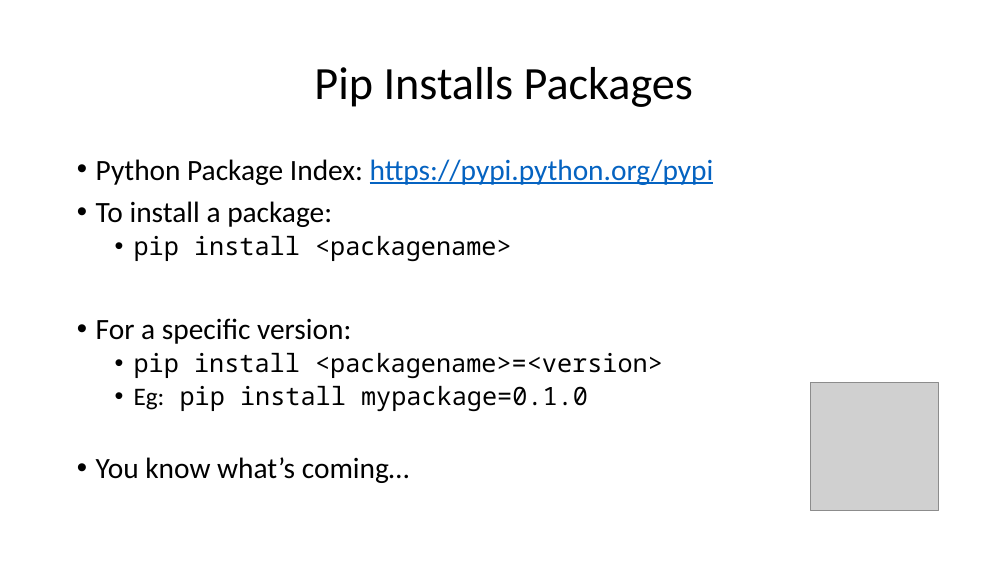
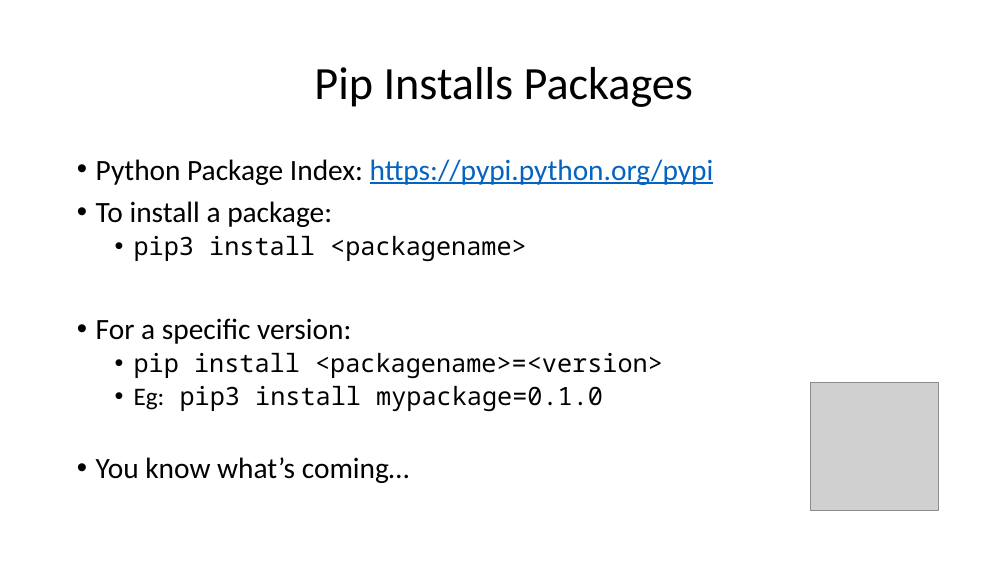
Before and after one commit to wilkotom/python_examples, a slide deck: slide 3 of Python Level 2/Lesson 6/Session 6.pptx. Drawn at 1008x567 pixels with LibreOffice and Linux fonts; fonts in the diff are those of the drawing; grey boxes stand for pictures. Boxes give left, top, right and bottom in pixels: in the first picture for what was removed or moved away, otherwise in the second. Text is boxed around its words. In the diff, an @@ line names an element or a change of style, - is before the commit and + after.

Commit message:
pip is now pip3

```diff
--- a/Python Level 2/Lesson 6/Session 6.pptx
+++ b/Python Level 2/Lesson 6/Session 6.pptx
@@ text at (134, 236, 527, 261): text changed @@
-  • pip install <packagename>
+  • pip3 install <packagename>
@@ text at (134, 386, 603, 411): text changed @@
-  • Eg: pip install mypackage=0.1.0
+  • Eg: pip3 install mypackage=0.1.0
```
Also in this commit, not shown: 7 other slides changed.
